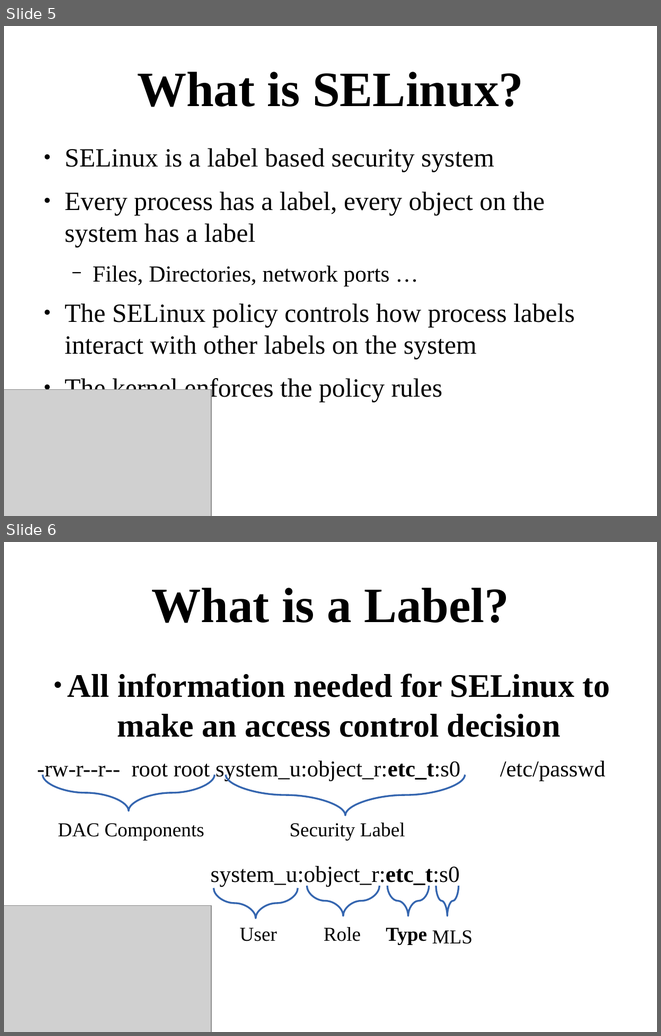
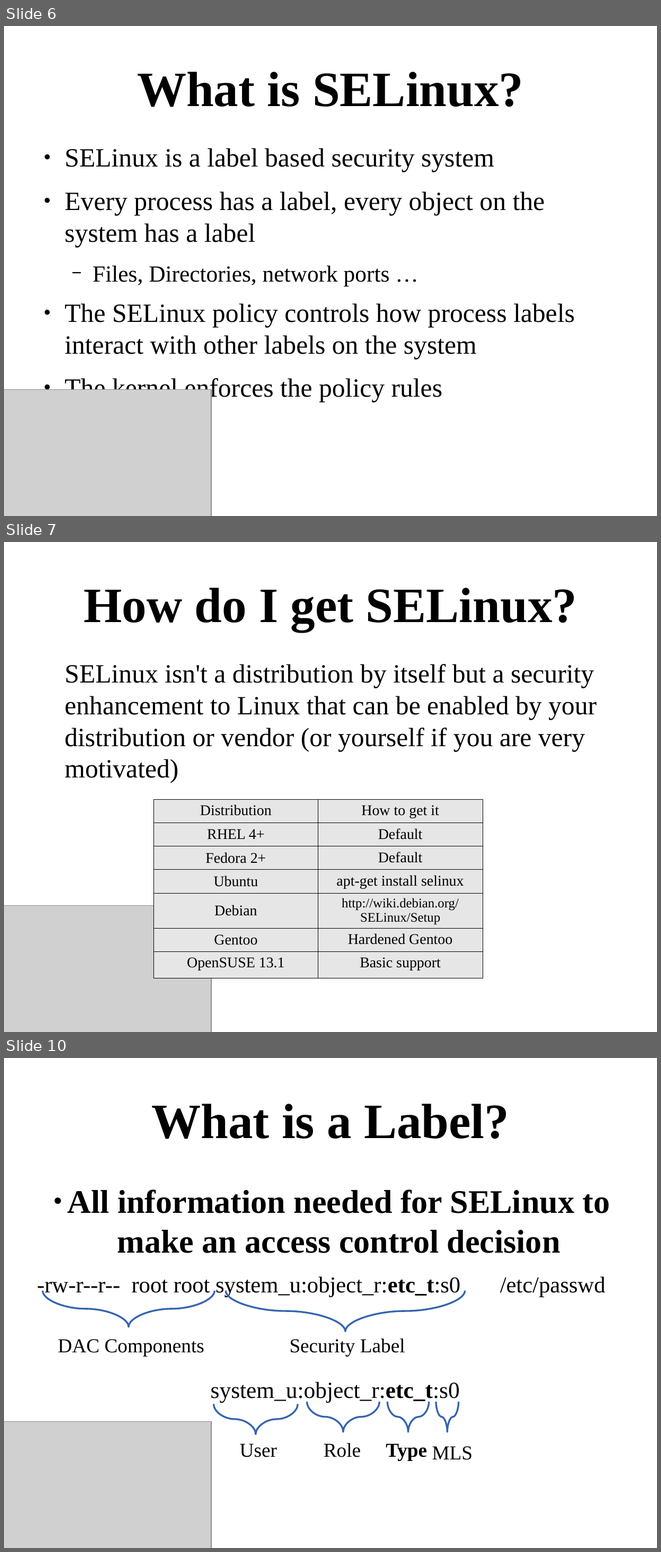
Before and after one commit to Frodox/SELinux-USNA-20150427, a slide deck: SELinux-USNA-20150427.odp. Shown one above the other, each under a label of ours: slides 5 and 6 before the commit, slides 6, 7 and 10 after it; the slides between them are not shown. The pictures are 661x1036 and 661x1552 pixels, drawn with LibreOffice and Linux fonts; fonts in the diff are those of the drawing; grey boxes stand for pictures. Boxes give left, top, right and bottom in pixels: in the first picture for what was removed or moved away, otherwise in the second. Text is boxed around its words. In the diff, an @@ line names an element or a change of style, - is before the commit and + after.

```diff
--- a/SELinux-USNA-20150427.odp
+++ b/SELinux-USNA-20150427.odp
@@ slide 7 added at (x1=4, y1=542, x2=657, y2=1032), background #FFFFFF @@
@@ title added at (x1=84, y1=588, x2=577, y2=631), 60 pt, text #000000, bold @@
+How do I get SELinux?
@@ text added at (x1=64, y1=664, x2=597, y2=783), 32 pt, text #000000 @@
+SELinux isn't a distribution by itself but a security enhancement to Linux that can be enabled by your distribution or vendor (or yourself if you are very motivated)
@@ table added at (x1=154, y1=799, x2=483, y2=976), 7 rows, 2 columns @@
+Distribution | How to get it
+RHEL 4+ | Default
+Fedora 2+ | Default
+Ubuntu | apt-get install selinux
+Debian | http://wiki.debian.org/SELinux/Setup
+Gentoo | Hardened Gentoo
+OpenSUSE 13.1 | Basic support
@@ picture added at (x1=4, y1=905, x2=211, y2=1032) @@
@@ what was slide 5 is now slide 6 @@
@@ what was slide 6 is now slide 10 @@
```
Also in this commit, not shown: 2 slides changed, 26 other slides added, 1 slide removed.
